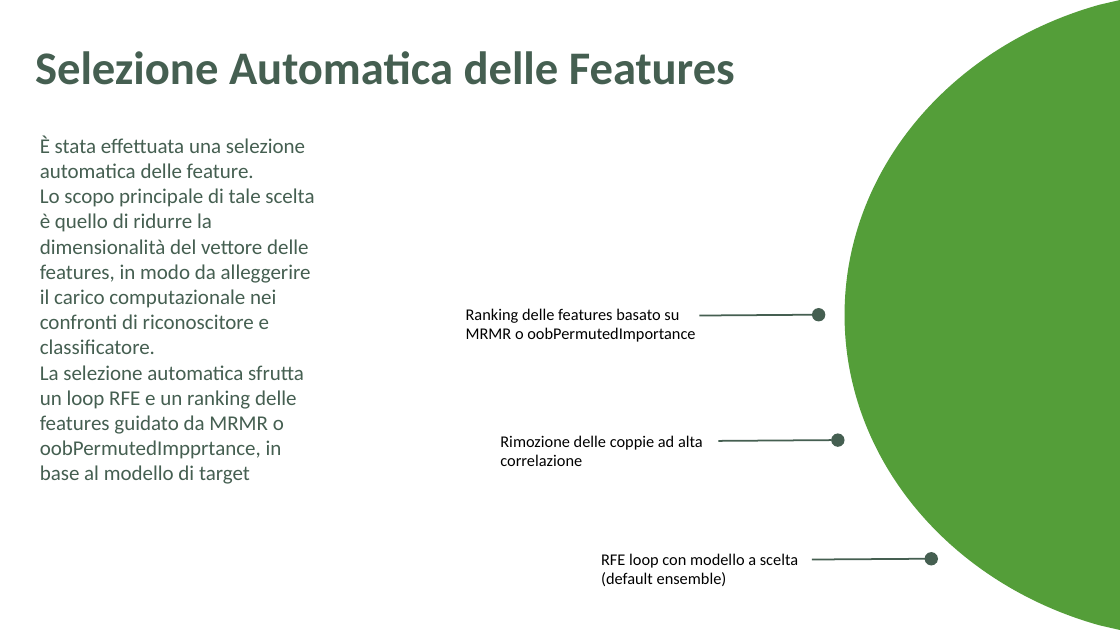
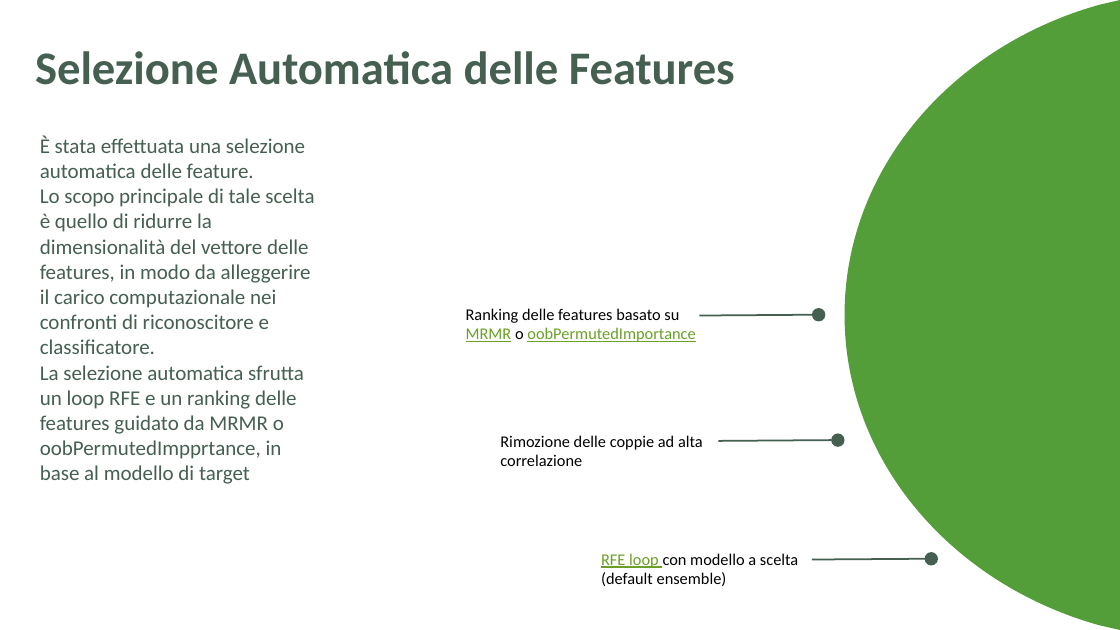
Before and after one commit to aleeteo/leaf_ID, a slide deck: slide 18 of presentazione/ProjectLeafWIP.pptx. Drawn at 1120x630 pixels with LibreOffice and Linux fonts; fonts in the diff are those of the drawing. Boxes give left, top, right and bottom in pixels: in the first picture for what was removed or moved away, otherwise in the second. Text is boxed around its words. In the diff, an @@ line names an element or a change of style, - is before the commit and + after.

```diff
--- a/presentazione/ProjectLeafWIP.pptx
+++ b/presentazione/ProjectLeafWIP.pptx
@@ text "Ranking delle features basato su ..." at box(466, 308, 695, 342): text colour #000000 to #6B9F25, underline on in "MRMR oobPermutedImportance" @@
@@ text "RFE loop con modello a ..." at box(601, 553, 798, 586): text colour #000000 to #6B9F25, underline on in "RFE loop" @@
```
Also in this commit, not shown: 6 other slides changed.
